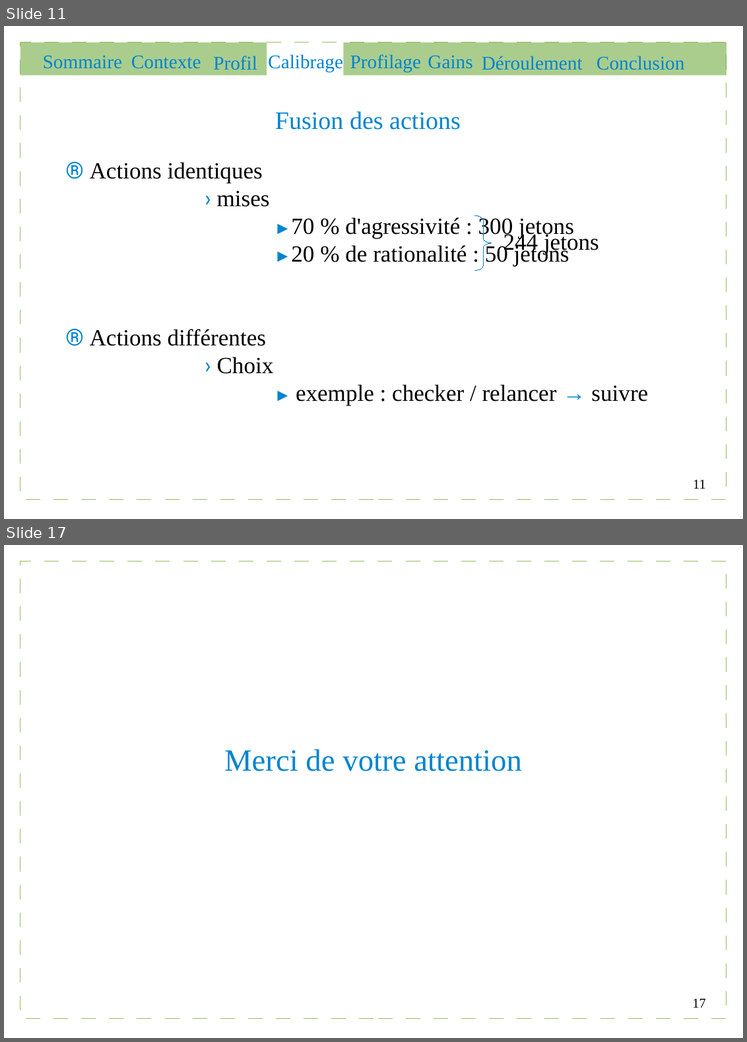
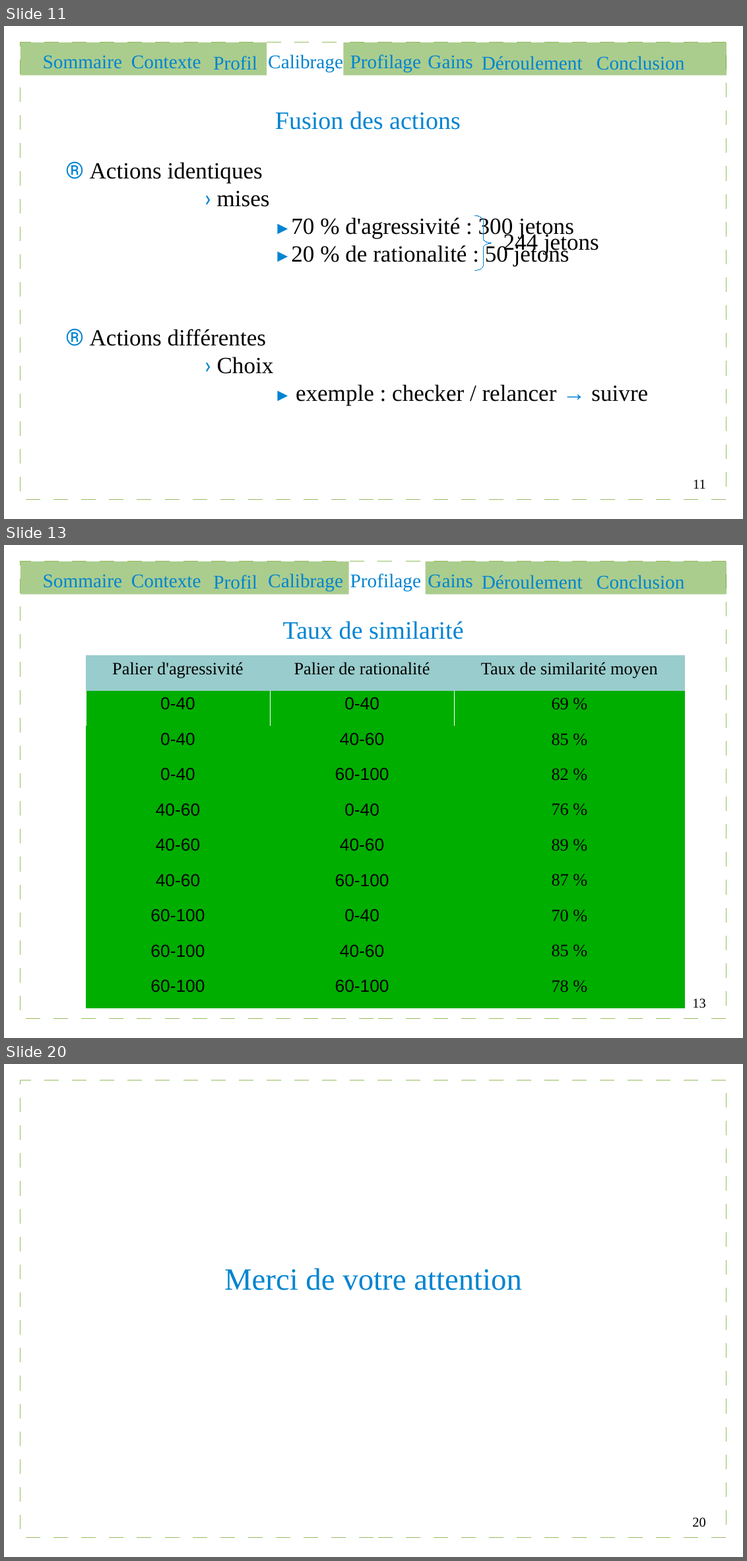
Before and after one commit to Gouga34/TERM1_Poker, a slide deck: Soutenance/presentation.odp. Shown one above the other, each under a label of ours: slides 11 and 17 before the commit, slides 11, 13 and 20 after it; the slides between them are not shown. The pictures are 747x1042 and 747x1561 pixels, drawn with LibreOffice and Linux fonts; fonts in the diff are those of the drawing. Boxes give left, top, right and bottom in pixels: in the first picture for what was removed or moved away, otherwise in the second. Text is boxed around its words. In the diff, an @@ line names an element or a change of style, - is before the commit and + after.

```diff
--- a/Soutenance/presentation.odp
+++ b/Soutenance/presentation.odp
@@ slide 13 added at <box>4,545,743,1038</box>, background #FFFFFF; not listed: 1 template element that a slide beside it also shows @@
@@ rectangle added at <box>20,561,349,595</box>, fill #579D1C at 50% opacity @@
@@ rectangle added at <box>425,561,727,595</box>, fill #579D1C at 50% opacity @@
@@ text added at <box>43,574,122,588</box>, 20 pt, text #0084D1 @@
+Sommaire
@@ text added at <box>131,574,201,588</box>, 20 pt, text #0084D1 @@
+Contexte
@@ text added at <box>213,575,257,589</box>, 20 pt, text #0084D1 @@
+Profil
@@ text added at <box>268,573,343,591</box>, 20 pt, text #0084D1 @@
+Calibrage
@@ text added at <box>350,573,421,591</box>, 20 pt, text #0084D1 @@
+Profilage
@@ text added at <box>428,574,473,588</box>, 20 pt, text #0084D1 @@
+Gains
@@ text added at <box>482,575,583,589</box>, 20 pt, text #0084D1 @@
+Déroulement
@@ text added at <box>597,575,684,589</box>, 20 pt, text #0084D1 @@
+Conclusion
@@ text added at <box>283,621,463,639</box>, 26 pt, text #0084D1 @@
+Taux de similarité
@@ table added at <box>86,656,686,1008</box>, 10 rows, 3 columns @@
+Palier d'agressivité | Palier de rationalité | Taux de similarité moyen
+0-40 | 0-40 | 69 %
+0-40 | 40-60 | 85 %
+0-40 | 60-100 | 82 %
+40-60 | 0-40 | 76 %
+40-60 | 40-60 | 89 %
+40-60 | 60-100 | 87 %
+60-100 | 0-40 | 70 %
+60-100 | 40-60 | 85 %
+60-100 | 60-100 | 78 %
@@ page number added at <box>692,998,706,1008</box>, 14 pt, text #000000 @@
+13
@@ what was slide 17 is now slide 20 @@
@@ page number at <box>692,1517,706,1527</box>: text changed @@
-17
+20
```
Also in this commit, not shown: 6 slides changed, 2 other slides added, 6 other files.
